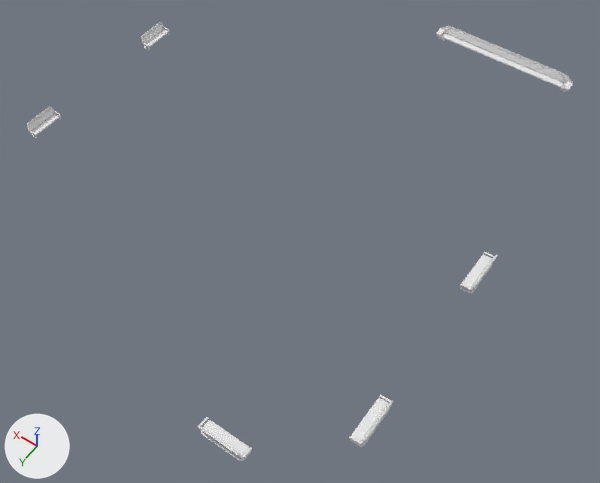
One commit to the OBJ model Kinderki/res/models/level/benches.OBJ: the scene before it, then after it.
Camera for both pictures: a camera (50 mm lens) standing at (-599.0, 3435.0, 4741.0) and looking at (1628.0, 318.0, -157.0). The lights are fixed; the arrows at lower left show +X, +Y and +Z. Where no turn or scale is listed for an object, it has been applied to the vertices. Vertices at the same position are counted once.

The first picture shows 'benches'.
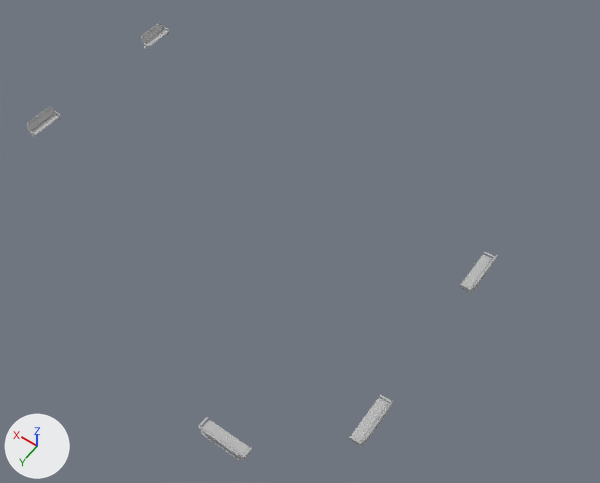
Patch to the scene script:
```diff
--- a/Kinderki/res/models/level/benches.OBJ.py
+++ b/Kinderki/res/models/level/benches.OBJ.py
@@ mat_default @@
+mat_default = principled_material('default')
+mat_default.base_color = (0.5, 0.5, 0.5)  # grey #bcbcbc
+mat_default.roughness = 0.0
@@ me_benches @@
 # used by ob_benches; location = (0.0, 0.0, 0.0)
-me_benches.from_pydata(...)  # 5322 vertices, 10692 faces; spans x 281.0..3791.0, y -2041.0..2051.0, z 170.0..285.0
+me_benches.from_pydata(...)  # 4435 vertices, 8910 faces; spans x 281.0..3791.0, y -666.0..2051.0, z 170.0..285.0
+# me_benches part 1: the loose piece of 887 vertices spanning x 598.0..1822.0, y -2041.0..-1959.0, z 170.0..285.0 is deleted
+# me_benches part 2: 8910 faces spanning x 281.0..3791.0, y -666.0..2051.0, z 170.0..285.0 switch from no material to mat_default (grey #bcbcbc)
```

Changed parts and their boxes (x1, y1, x2, y2) in the pictures (600 x 483 px):
'benches', reshaped (14% narrower)
    before: (27, 22, 573, 461)
    after: (27, 22, 497, 461)
part 1 of me_benches, deleted
    before: (436, 26, 573, 92)
part 2 of me_benches, recoloured (white to grey)
    both: (27, 22, 497, 461)
